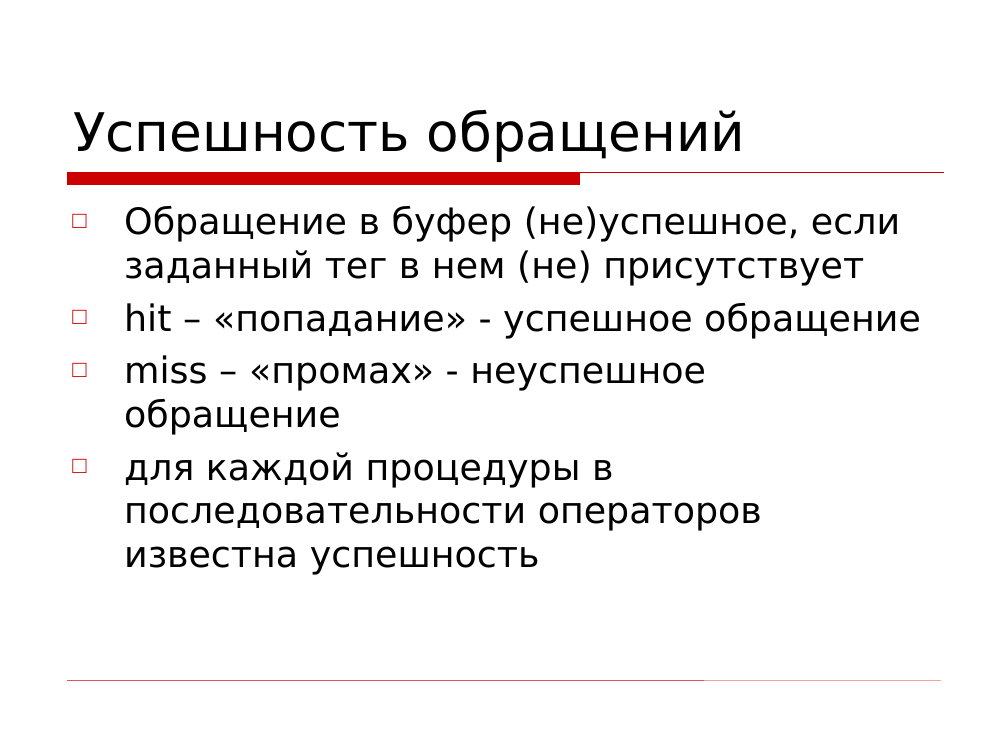
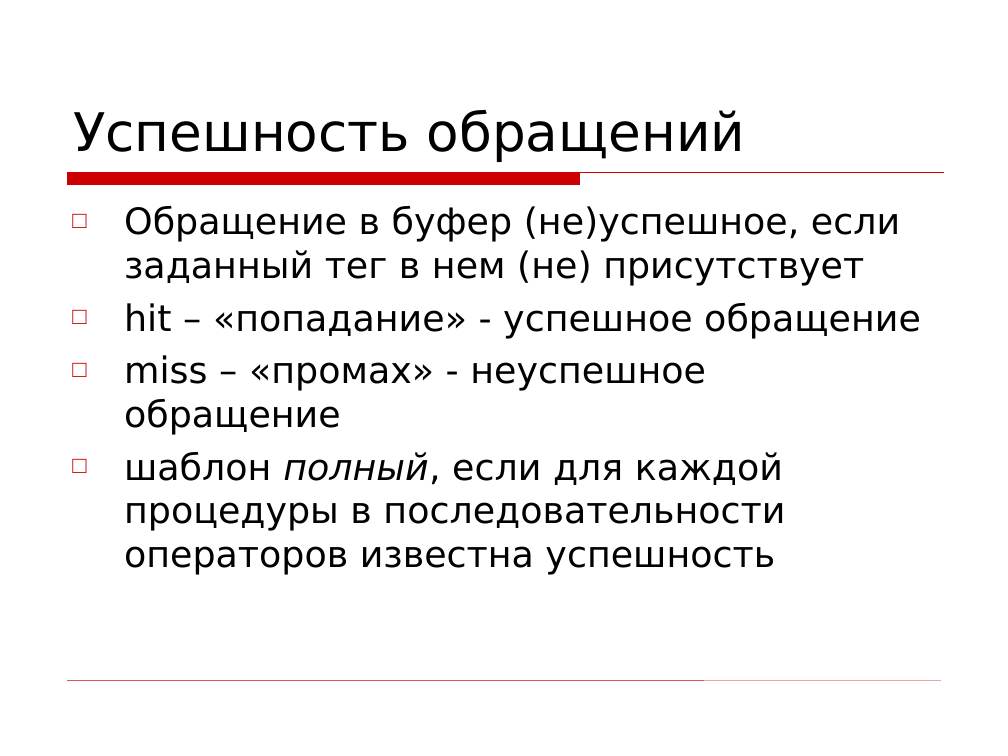
Before and after one commit to kornevgen/tesla-project, a slide deck: slide 16 of papers/THESIS/talks/Oct13 - ISP/isp-slides2.ppt (slide 13 before the commit). Drawn at 1008x756 pixels with LibreOffice and Linux fonts; fonts in the diff are those of the drawing; background and template pictures are left out. Boxes give left, top, right and bottom in pixels: in the first picture for what was removed or moved away, otherwise in the second. Text is boxed around its words. In the diff, an @@ line names an element or a change of style, - is before the commit and + after.

```diff
--- a/papers/THESIS/talks/Oct13 - ISP/isp-slides2.ppt
+++ b/papers/THESIS/talks/Oct13 - ISP/isp-slides2.ppt
@@ text at box(124, 452, 785, 575): text changed @@
-□ для каждой процедуры в последовательности операторов известна успешность
+□ шаблон полный, если для каждой процедуры в последовательности операторов известна успешность
```
Also in this commit, not shown: 10 other slides changed, 8 slides added, 1 slide removed.
